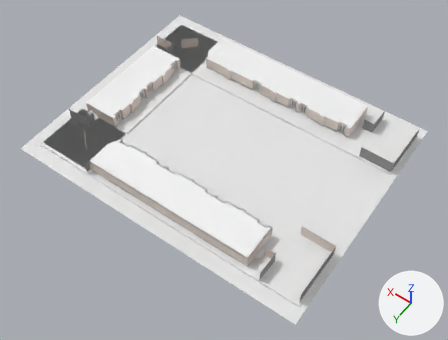
What one commit did to the Blender file assets/fp grafkom.blend.
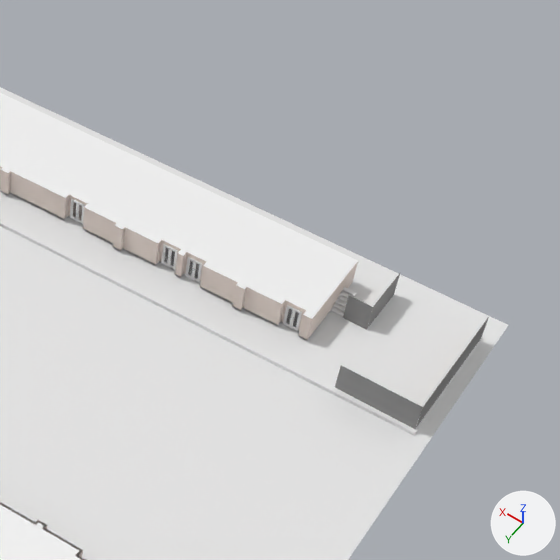
The first picture shows the older version from a 50 mm camera at (-25.8, 52.4, 89.1) aimed at (15.9, -6.0, -2.7). The close-ups show both versions on the part from 51% to 100% of the width and 1% to 66% of the height of that picture; other places that the commit changed are outside them. Arrows for +X, +Y and +Z are at lower right; the lights stay in place.

Names of what the first close-up shows: 'Ceiling', 'Ceiling.002', 'Cube', 'Plane', 'Room', 'Room.009', 'Room.010'.
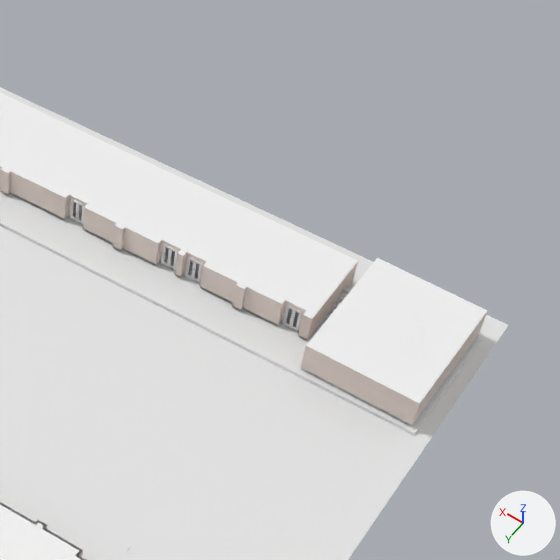
Pixel boxes (x1, y1, x2, y2) of what changed, in the close-ups (560 x 560 px):
```json
{"object": "Ceiling.008", "change": "added", "after": [306, 258, 488, 404]}
{"object": "Room.010", "change": "reshaped, moved", "before": [335, 317, 489, 429], "after": [301, 312, 487, 426]}
{"object": "Room.009", "change": "deleted", "before": [343, 273, 400, 330], "faces in mat_wall_material_013": [343, 295, 373, 329], "faces in mat_wall_material_012": [366, 273, 400, 330]}
{"object": "Baseboard.010", "change": "added", "after": [301, 335, 478, 425]}
{"part": 1, "of": "me_room_013", "change": "deleted", "before": [415, 317, 489, 429]}
{"part": 2, "of": "me_room_013", "change": "built on", "before": [335, 365, 422, 429], "after": [301, 312, 487, 426]}
```

The change, as JSON lines over the scene's bpy script:
```json
{"block": "me_room_013", "where": "me_room_013.from_pydata(...)  # 8 vertices, 2 faces; spans x 0.0..1.0, y -4.41..0.0, z 0.0..2.4"}
{"block": "me_room_013", "where": "# used by ob_room_010; location = (-3.76, -21.25, 0.27); rotation_euler = (0.0, 0.0, 3.126), in degrees (0, 0, 179); scale = (6.47, -2.42, 1.06)"}
{"block": "me_room_013", "where": "# verts and faces of me_room_013; kept vertices keep their numbers, new ones are numbered from 8"}
{"block": "me_room_013", "where": "# before: 0 (0.0, 0.0, 2.4) at pixel (340, 365), 1 (0.0, 0.0, 0.0) at pixel (334, 387), 2 (1.0, 0.0, 2.4) at pixel (422, 407), 3 (1.0, 0.0, 0.0) at pixel (414, 429)"}
{"op": "remove", "block": "me_room_013", "code": "me_room_013.materials.append(mat_wall_material_015)"}
{"op": "remove", "block": "me_room_013", "code": "me_room_013.materials.append(mat_wall_material_014)"}
{"block": "me_room_013", "change": "me_room_013 part 1: the loose piece of 4 vertices spanning x 1.0, y -4.41..0.0, z 0.0..2.4 is deleted"}
{"block": "me_room_013", "change": "me_room_013 part 2"}
{"op": "add", "block": "me_room_013", "code": "delete_vertices([2, 3])  # with the faces that use them"}
{"op": "add", "block": "me_room_013", "code": "verts[8] = (1.4, 0.0, 0.0)  # pixel (411, 426)"}
{"op": "add", "block": "me_room_013", "code": "verts[9] = (1.4, -4.5, 0.0)  # pixel (479, 333)"}
{"op": "add", "block": "me_room_013", "code": "verts[10] = (0.0, -4.5, 0.0)"}
{"op": "add", "block": "me_room_013", "code": "for new, old in zip([11, 12, 13], [8, 9, 10]): verts[new] = verts[old] + (0.0, 0.0, 2.4)"}
{"op": "add", "block": "me_room_013", "code": "faces += [(0, 11, 8, 1), (8, 11, 12, 9), (9, 12, 13, 10), (0, 1, 10, 13)]"}
{"op": "add", "block": "me_room_013", "code": "me_room_013.materials.append(mat_wall_material)"}
{"op": "add", "block": "me_ceiling_008", "code": ["me_ceiling_008 = bpy.data.meshes.new('Ceiling.008')", "me_ceiling_008.from_pydata([(1.4, 0.0, 2.4), (1.4, -4.5, 2.4), (0.0, -4.5, 2.4), (0.0, 0.0, 2.4)], [], [(0, 1, 2, 3)])", "me_ceiling_008.materials.append(mat_ceiling_material)"]}
{"op": "add", "block": "me_baseboard_010", "code": ["me_baseboard_010 = bpy.data.meshes.new('Baseboard.010')", "me_baseboard_010.from_pydata([(0.0, 0.0, 0.12), (0.0, 0.0, 0.0), (1.4, 0.0, 0.12), (1.4, 0.0, 0.0), (1.4, -4.5, 0.12), (1.4, -4.5, 0.0), (0.0, -4.5, 0.12), (0.0, -4.5, 0.0), (0.0, 0.0, 0.12), (0.0, 0.0, 0.0)], [], [(0, 2, 3, 1), (2, 4, 5, 3), (4, 6, 7, 5), (6, 8, 9, 7)])", "me_baseboard_010.materials.append(mat_baseboard_material)"]}
{"op": "remove", "block": "ob_room_009", "code": ["ob_room_009 = bpy.data.objects.new('Room.009', me_room_012)", "ob_room_009.location = (-1.04, -27.65, 0.27)", "ob_room_009.rotation_euler = (0.0, 0.0, 3.126)  # degrees (0, 0, 179)", "ob_room_009.scale = (2.0, -1.0, 1.06)"]}
{"op": "set", "path": "ob_room_010.location", "old": "(-3.76, -21.25, 0.27)", "new": "(-0.9, -21.25, 0.5)"}
{"op": "add", "block": "ob_ceiling_008", "code": ["ob_ceiling_008 = bpy.data.objects.new('Ceiling.008', me_ceiling_008)", "ob_ceiling_008.parent = ob_room_010", "ob_ceiling_008.location = (0.0, 0.0, 0.0)"]}
{"op": "add", "block": "ob_baseboard_010", "code": ["ob_baseboard_010 = bpy.data.objects.new('Baseboard.010', me_baseboard_010)", "ob_baseboard_010.parent = ob_room_010", "ob_baseboard_010.location = (0.0, 0.0, 0.0)", "_m = ob_baseboard_010.modifiers.new('Solidify', 'SOLIDIFY')", "_m.thickness = 0.015", "_m.use_even_offset = True", "_m.use_quality_normals = True", "_m.nonmanifold_thickness_mode = 'FIXED'", "_m.nonmanifold_merge_threshold = 0.0003"]}
```
